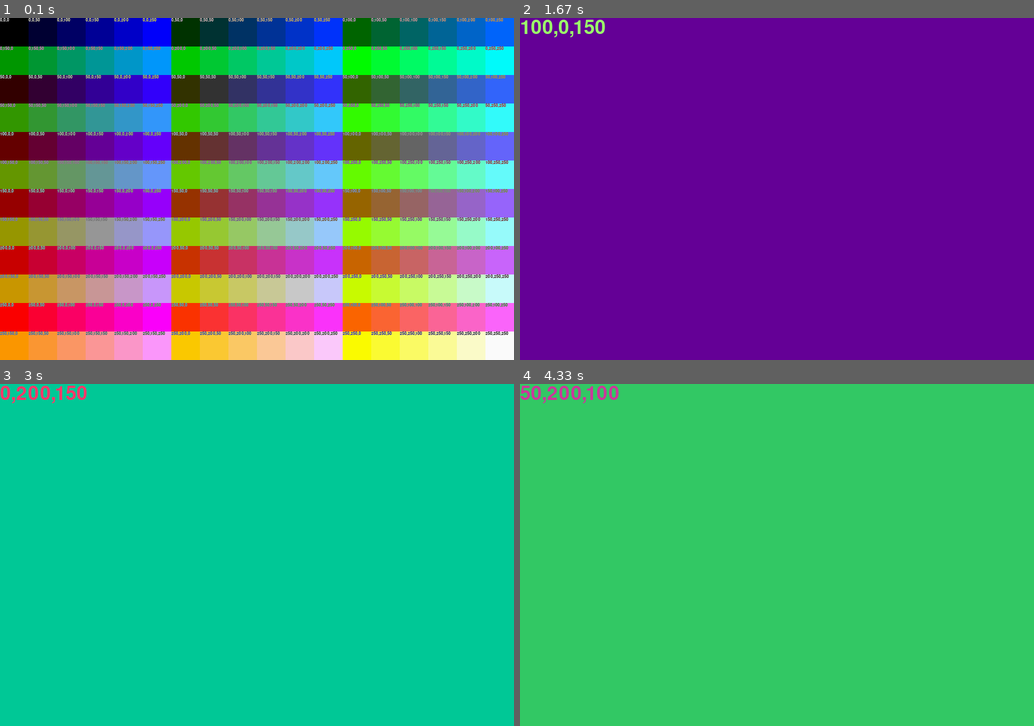
Above: before the commit, frames 1-4 (two rows, left to right).
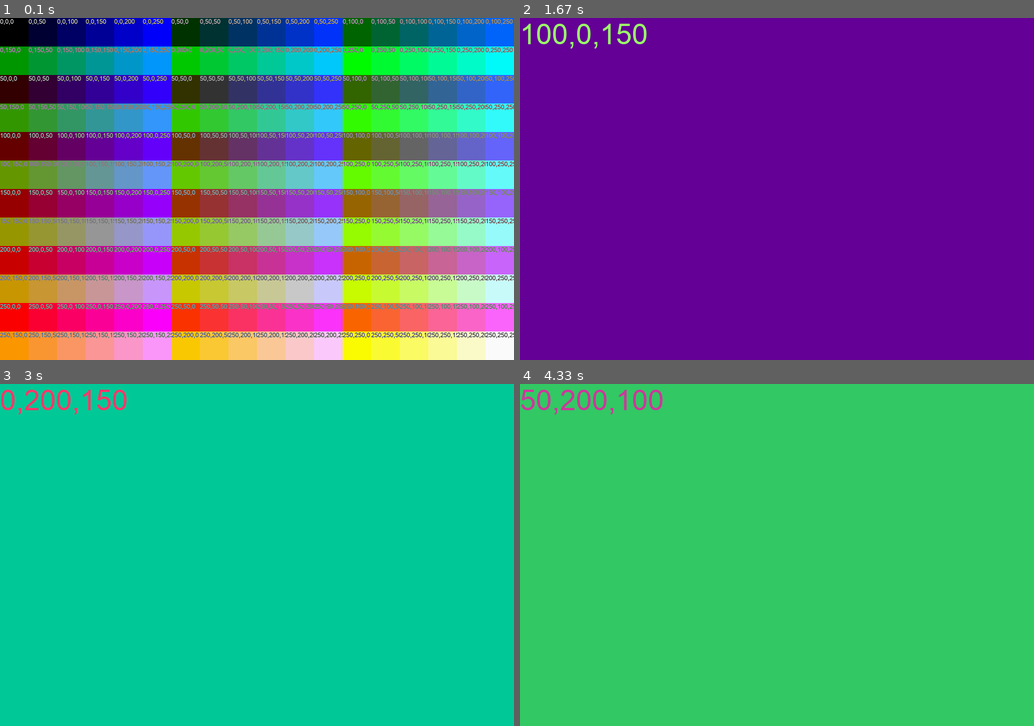
Above: after the commit, the same moments.

Repository: BaerKun/py-games
Game: pygame game, started from palette.py
Two runs of this game, one before a commit and one after it. Both use one fixed random seed, a clock stepped at 60 frames per second and the inputs below.
Inputs (mouse positions are in pixels of both pictures, inside the frame that each line leads up to):
- Up to frame 1 (0.1 s): no input
- Up to frame 2 (1.67 s): click (777, 189) at 0.43 s; click (782, 209) at 0.85 s; move the mouse to (617, 137) at 1.17 s; click (617, 137) at 1.4 s
- Up to frame 3 (3 s): move the mouse to (447, 674) at 1.77 s; click (447, 674) at 2.02 s; move the mouse to (267, 438) at 2.4 s; click (267, 438) at 2.67 s
- Up to frame 4 (4.33 s): move the mouse to (751, 643) at 3.07 s; click (751, 643) at 3.33 s; move the mouse to (761, 496) at 3.73 s; click (761, 496) at 4 s

The runs differ from the first frame. In frame 1, 11% of the frame differs, in the area x 0-100%, y 0-94%; in frame 2, 0.7%; in frame 3, 0.7%; in frame 4, 0.8%.

Commit message:
[delete] RB文字小游戏

Diff:
--- a/Bear & Snake/贝尔大战斯内克.py
+++ b/Bear & Snake/Bear_Snake.py
@@ -1,5 +1,6 @@
 import pygame
 import random
+import os
 
 pygame.init()
 
@@ -7,7 +8,7 @@
 scr = pygame.display.set_mode((w, h))
 scr.fill((250, 250, 200))
 
-pygame.display.set_caption("贝尔大战斯内克")
+pygame.display.set_caption("Bear vs Snake")
 
 # ————snake————
 snake_head = (50, 50)
@@ -51,9 +52,10 @@
 bear_image = pygame.transform.scale(bear_image, (2 * bear_r, 2 * bear_r))
 head_image = snake_cold
 
-font_100 = pygame.font.Font(r"C:\Windows\Fonts\simkai.ttf", 100)
-font_50 = pygame.font.Font(r"C:\Windows\Fonts\simkai.ttf", 50)
-text_snake = font_50.render('斯内克', True, (100, 50, 0))
+font_path = os.path.join(os.path.dirname(os.path.dirname(__file__)), 'fonts/Arial.ttf')
+font_100 = pygame.font.Font(font_path, 100)
+font_50 = pygame.font.Font(font_path, 50)
+text_snake = font_50.render('SNAKE', True, (100, 50, 0))
 text_snake_size = text_snake.get_size()
 text_over = font_100.render('GAME OVER', True, (0, 0, 0))
 text_over_size = text_over.get_size()
--- a/Colorful Balls 3.0.py
+++ b/Colorful Balls 3.0.py
@@ -14,9 +14,9 @@
 
 
 class ForceField(pygame.sprite.Sprite):
-    def __init__(self, x,y,w,h):
+    def __init__(self, x, y, w, h):
         super().__init__()
-        self.rect = pygame.Rect(x,y,w,h)
+        self.rect = pygame.Rect(x, y, w, h)
 
 
 clock = pygame.time.Clock()
--- a/foodie_snake/贪食蛇.py
+++ b/foodie_snake/foodie_snake.py
@@ -1,13 +1,14 @@
-from pygame import*
-from random import*
+import pygame
+import random
+import os
 
-init()
+pygame.init()
 
 w, h = 1000, 800
-scr = display.set_mode((w, h))
+scr = pygame.display.set_mode((w, h))
 scr.fill((250, 250, 200))
 
-display.set_caption("贪食蛇")
+pygame.display.set_caption("foodie snake")
 
 # ————snake————
 snake_head = 100, 100
@@ -20,25 +21,26 @@
 
 food_all = {}
 food_size = 40
-apple_image = image.load('apple.png')
-apple = transform.scale(apple_image, (food_size, food_size))
-banana_image = image.load('banana.png')
-banana = transform.scale(banana_image, (food_size, food_size))
-shit_image = image.load('shit.png')
-shit = transform.scale(shit_image, (food_size, food_size))
+apple_image = pygame.image.load('apple.png')
+apple = pygame.transform.scale(apple_image, (food_size, food_size))
+banana_image = pygame.image.load('banana.png')
+banana = pygame.transform.scale(banana_image, (food_size, food_size))
+shit_image = pygame.image.load('shit.png')
+shit = pygame.transform.scale(shit_image, (food_size, food_size))
 food_total = [apple, banana]
 score = 0
 shit_if = False
 have_eaten = 0
 
-font_50 = font.Font(r"C:\Windows\Fonts\simkai.ttf", 50)
-font_200 = font.Font(r"C:\Windows\Fonts\simkai.ttf", 200)
-pause = font_200.render('暂停', True, (0, 0, 0))
+font_path = os.path.join(os.path.dirname(os.path.dirname(__file__)), 'fonts/Arial.ttf')
+font_50 = pygame.font.Font(font_path, 50)
+font_200 = pygame.font.Font(font_path, 200)
+pause = font_200.render('PAUSE', True, (0, 0, 0))
 pause_size = pause.get_size()
-clock = time.Clock()
+clock = pygame.time.Clock()
 t = 0
 
-display.flip()
+pygame.display.flip()
 
 
 def distance(one, two):
@@ -49,10 +51,10 @@
     clock.tick(60)
     t += 1
 
-    for event1 in event.get():
-        if event1.type == QUIT:
+    for event1 in pygame.event.get():
+        if event1.type == pygame.QUIT:
             exit()
-        if event1.type == KEYDOWN:
+        if event1.type == pygame.KEYDOWN:
             match event1.key:
                 case 119:
                     snake_speed = (0, -snake_speed_)
@@ -64,13 +66,13 @@
                     snake_speed = (snake_speed_, 0)
                 case 27:
                     scr.blit(pause, ((w - pause_size[0]) / 2, (h - pause_size[1]) / 2))
-                    display.update()
+                    pygame.display.update()
                     flag = True
                     while flag:
-                        for event2 in event.get():
-                            if event2.type == QUIT:
+                        for event2 in pygame.event.get():
+                            if event2.type == pygame.QUIT:
                                 exit()
-                            if event2.type == KEYDOWN:
+                            if event2.type == pygame.KEYDOWN:
                                 if event2.key == 27:
                                     flag = False
 
@@ -80,18 +82,18 @@
     for i in range(length - 1, 0, -1):
         snake_body[i] = snake_body[i - 1]
         if i % 12 <= 5:
-            draw.circle(scr, (100, 100, 100), snake_body[i], snake_r, 0)
+            pygame.draw.circle(scr, (100, 100, 100), snake_body[i], snake_r, 0)
         else:
-            draw.circle(scr, (200, 200, 0), snake_body[i], snake_r, 0)
+            pygame.draw.circle(scr, (200, 200, 0), snake_body[i], snake_r, 0)
 
     # ————food————
     if t == 300:
-        food_pos = (randint(food_size // 2, w - food_size // 2),
-                    randint(food_size // 2, h - food_size // 2))
+        food_pos = (random.randint(food_size // 2, w - food_size // 2),
+                    random.randint(food_size // 2, h - food_size // 2))
         while distance(snake_head, food_pos) < 10 * snake_r:
-            food_pos = (randint(food_size // 2, w - food_size // 2),
-                        randint(food_size // 2, h - food_size // 2))
-        food_all[food_pos] = choice(food_total)
+            food_pos = (random.randint(food_size // 2, w - food_size // 2),
+                        random.randint(food_size // 2, h - food_size // 2))
+        food_all[food_pos] = random.choice(food_total)
         t -= 180
 
     for pos, food in food_all.items():
@@ -99,10 +101,10 @@
 
     # ————snake's head————
     snake_body[0] = snake_head
-    draw.circle(scr, (100, 100, 100), snake_body[0], snake_r, 0)
+    pygame.draw.circle(scr, (100, 100, 100), snake_body[0], snake_r, 0)
 
     snake_head = snake_head[0] + snake_speed[0], snake_head[1] + snake_speed[1]
-    draw.circle(scr, (200, 200, 200), snake_head, snake_r, 0)
+    pygame.draw.circle(scr, (200, 200, 200), snake_head, snake_r, 0)
 
     # ————eat————
     food_del = []
@@ -132,7 +134,7 @@
         shit_if = False
 
     # ————score————
-    score_image = font_50.render(f'得分: {score}', True, (0, 0, 0))
+    score_image = font_50.render(f'Score: {score}', True, (0, 0, 0))
     scr.blit(score_image, (20, 10))
 
-    display.update()
+    pygame.display.update()
--- a/mine_sweeper/Mine_Sweeper.py
+++ b/mine_sweeper/Mine_Sweeper.py
@@ -4,7 +4,7 @@
 
 HEADER_HEIGHT = 100
 SCREEN_WIDTH, SCREEN_HEIGHT = 520, 620
-GRID_SIZE, COUNT_MINES = 20, 40
+GRID_SIZE, COUNT_MINES = 20, 99
 
 pygame.init()
 screen = pygame.display.set_mode((SCREEN_WIDTH, SCREEN_HEIGHT))
--- a/palette.py
+++ b/palette.py
@@ -6,8 +6,9 @@
 w, h = s * 18, s * 12
 scr = pygame.display.set_mode((w, h))
 
-font_small = pygame.font.Font('C:/Windows/Fonts/STXINGKA.TTF', 11)
-font_big = pygame.font.Font('C:/Windows/Fonts/STXINGKA.TTF', 50)
+font_path = 'fonts/Arial.ttf'
+font_small = pygame.font.Font(font_path, 11)
+font_big = pygame.font.Font(font_path, 50)
 clock = pygame.time.Clock()
 t = 0
 
--- a/word_games/King Fight.py
+++ /dev/null
@@ -1,74 +0,0 @@
-import random
-
-print("请你选择你的敌人！")
-print("1.亚瑟")
-print("2.熊王")
-print("3.鸡")
-c1 = int(input())
-if c1 == 1:
-    KK = "亚瑟"
-    K = {1: "王斩", 2: "圣撞", 3: "乱砍", 4: "平A"}
-elif c1 == 2:
-    KK = "熊王"
-    K = {1: "掌击", 2: "熊咆", 3: "撕咬", 4: "平A"}
-else:
-    print("抱歉")
-Y = {1: "三拳", 2: "狂笑", 3: "翻跟斗", 4: "平A", 666: "R击"}
-YK = {1: 15, 2: 10, 3: 15, 4: 10, 666: -1}
-You = 100
-King = 100
-c4 = 0
-c5 = 0
-c7 = 0
-c8 = 0
-while You > 0 and King > 0:
-    print("————————————————————————————")
-    print(KK, "'s Blood:", King)
-    print("You's Blood:", You)
-    print("You's 回合")
-    if c4 == 1:
-        c2 = int(input("You only can 平A(4) —— "))
-        c4 = 0
-        if c2 != 4:
-            print("You RBl!!!")
-            c2 = 666
-            c8 = 1
-    else:
-        print("You can use   1.三拳 2.狂笑 3.翻跟斗 4.平A")
-        c2 = int(input("请你选择技能："))
-    print("")
-    print("You use le", Y[c2])
-    King -= YK[c2]
-    print(KK, "Bao", YK[c2], "Blood")
-    if c2 == 2:
-        c7 = 1
-        print("特殊效果:", KK, "'s 力 is leaving")
-    if King <= 0:
-        print("You win!")
-        break
-    print("")
-    print(KK, "'s 回合")
-    if c8 == 1:
-        print(KK, "use 愤怒冲击")
-        You -= 200
-        print("You Bao Le 200 Blood")
-    else:
-        c3 = random.randint(1, 4)
-        print(KK, "use", K[c3])
-        c6 = YK[c3]
-        if c5 == 1:
-            c6 += 5
-            c5 = 0
-        if c7 == 1:
-            c6 -= 5
-            c7 = 0
-        You -= c6
-        print("You Bao", c6, "Blood")
-        if c3 == 2 and KK == "亚瑟":
-            c4 = 1
-            print("你沉默了")
-        elif c3 == 2 and KK == "熊王":
-            c5 = 1
-            print("Bear King' 力 is Qer")
-    if You <= 0:
-        print("You Bao Le!")
--- a/word_games/瑟熊大战1.0.py
+++ /dev/null
@@ -1,63 +0,0 @@
-import random
-
-A = ['· '] * 25
-A[0] = '熊'
-A[24] = '瑟'
-S1 = 1
-S2 = 1
-
-
-def J(A, x):
-    s = 0
-    for i in A:
-        if i == x:
-            s += 1
-    return s
-
-
-def B(A, x):
-    C = []
-    B = [1, -1, 5, -5]
-    for a in range(25):
-        if A[a] == x and not (a in C):
-            random.shuffle(B)
-            for b in B:
-                if 0 <= a + b < 25 and A[a + b] != x:
-                    if A[a + b] == '· ':
-                        A[a + b] = x
-                    else:
-                        A[a + b] = '· '
-                    C += [a + b]
-                    break
-    return A
-
-
-def YX(A):
-    B = []
-    for a in range(25):
-        if A[a] == '熊':
-            B += [a]
-    for b in range(3):
-        c = random.choice(B)
-        A[c] = '瑟'
-        B.remove(c)
-    return A
-
-
-while S1 != 0 and S2 != 0:
-    print(A[0], A[1], A[2], A[3], A[4])
-    print(A[5], A[6], A[7], A[8], A[9])
-    print(A[10], A[11], A[12], A[13], A[14])
-    print(A[15], A[16], A[17], A[18], A[19])
-    print(A[20], A[21], A[22], A[23], A[24])
-    _b_ = input('按回车继续/按Y使用技能')
-    A = B(A, '熊')
-    if _b_ == 'Y':
-        A = YX(A)
-    A = B(A, '瑟')
-    S1 = J(A, '熊')
-    S2 = J(A, '瑟')
-if S1 == 0:
-    print('瑟 Win!')
-else:
-    print('熊 Win!')
--- a/word_games/程咬金的奇幻冒险/属性.py
+++ /dev/null
@@ -1,60 +0,0 @@
-def Del(X):                          #清理
-    y=[]
-    for a in X:
-        if X[a]==0:
-            y+=[a]
-    for b in y:
-        del X[b]
-    return X
-def Add(X,x):                        #添加
-    if x in X:
-        X[x]+=1
-    else :
-        X[x]=1
-    return X
-def Num_is(x):
-    try:
-        x=float(x)
-        return True
-    except:
-        return False
-Bag={'鸡毛':10}
-FJ={'鸡毛靴'}
-ZB={1:['鸡毛头盔','鸡毛',5,5],2:['鸡毛胸甲','鸡毛',8,8],3:['鸡毛护腿','鸡毛',7,7],4:['鸡毛靴','鸡毛',4,4],5:['鸡腿棒','鸡肉',10,20]}
-while True:
-    print('1.装备  2.食物  3.材料  4.退出')
-    x=input('请您选择:')
-    while x=='1':
-        print('图纸：')
-        for a in range(1,len(ZB)+1):
-            b=ZB[a]
-            print(str(a)+'.'+b[0]+'：'+b[1]+'*'+str(b[2]))
-        y=input('请您选择(其他键退出):')
-        try:
-            y=int(y)
-            if 0<y<=len(ZB):
-                z=ZB[y]
-                if z[0] in FJ:
-                    print(z[0]+'：防御力'+str(z[3]))
-                else:
-                    print(z[0]+'：攻击力'+str(z[3]))
-                print('1.打造  ')
-                n=input('请选择(其他键退出):')
-                if n=='1':
-                    if (z[1] in Bag) and (Bag[z[1]] >=z[2]):
-                        Bag[z[1]]-=z[2]
-                        Bag=Add(Del(Bag),z[0])
-                    else:
-                        print('材料不够!')
-            else:
-                break
-        except:
-            break
-    while x=='2':
-        print('食谱：')
-        print('1.煎蛋：鸡蛋*1')
-        print('2.烤肉：鸡肉*1')
-    while x=='3':
-        print('')
-    if x=='4':
-        break
--- a/word_games/程咬金的奇幻冒险/战斗.py
+++ /dev/null
@@ -1,62 +0,0 @@
-import random as R
-CYJ={1:'普攻',2:'爆裂双斧',3:'热烈回旋',4:'正义潜能'}   #技能
-SH={1:10,2:10,3:15,4:50}                              #初始伤害
-BD={1:0,2:5,3:5,4:15}                                 #自爆被动
-DR={1:"狂鸡"}                                         #敌人
-DJN={1:{1:'啄',2:'啄',3:'啄',4:'啄'}}                 #敌人技能
-DSM={1:30}                                            #敌人生命
-DSH={1:{1:5,2:5,3:5,4:5}}                             #敌人伤害
-DL={1:{1:'鸡毛',2:'鸡肉',3:'鸡蛋',4:'鸡蛋'}}           #掉落奖励
-SM=100
-Bag={}
-def Add(X,x):
-    if x in X:
-        X[x]+=1
-    else :
-        X[x]=1
-    return X
-while SM>0:
-    Zy=R.randint(1,1)                   #选择敌人
-    DS=DSM[Zy]
-    D=DR[Zy]
-    DJ=DJN[Zy]
-    DH=DSH[Zy]
-    Dl=DL[Zy]
-    print('————————————————————')
-    print('你遇到了:',D)
-    print('')
-    while SM>0 and DS>0:                     #战斗
-        print('你的生命值:',SM)
-        JN=input('请使用技能:')
-        if JN in ['1','2','3','4']:
-            JN=int(JN)
-        else:
-            JN=1
-        print('')
-        print('你使用了',CYJ[JN])
-        DS-=SH[JN]
-        print(D,'爆了',SH[JN],'血')
-        SM-=BD[JN]
-        if SM<1:
-            SM=1
-        print('')
-        if DS<=0:
-            print(D,'爆了')
-            a=R.randint(1,100)
-            if 0<a<51:
-                dl=Dl[1]
-            elif 50<a<81:
-                dl=Dl[2]
-            elif 80<a<99:
-                dl=Dl[3]
-            else :
-                dl=Dl[4]
-            Bag=Add(Bag,dl)
-            print(D,'掉落了',dl)
-        else:
-            DJJ=R.randint(1,4)
-            print(D,'使用了',DJ[DJJ])
-            SM-=DH[DJJ]
-            print('你爆了',DH[DJJ],'血')
-            print('')
-print('你爆了')
--- a/word_games/程咬金的奇幻冒险/程咬金的奇幻冒险.勇闯鸡窝.py
+++ /dev/null
@@ -1,159 +0,0 @@
-import random as R
-
-
-def ZY():  # 遭遇
-    B = ['休']
-    a = R.randint(1, 100)
-    if 0 < a < 86:
-        return '〇'
-    elif 85 < a < 96:
-        return '斗'
-    elif 95 < a < 99:
-        return R.choice(B)
-    else:
-        return '王'
-
-
-def Add(X, x):  # 添加
-    if x in X:
-        X[x] += 1
-    else:
-        X[x] = 1
-    return X
-
-
-def Del(X):  # 清理
-    y = []
-    for a in X:
-        if X[a] == 0:
-            y += [a]
-    for b in y:
-        del X[b]
-    return X
-
-
-CYJ = {1: '普攻', 2: '爆裂双斧', 3: '热烈回旋', 4: '正义潜能'}  # 技能
-SH = {1: 10, 2: 10, 3: 15, 4: 50}  # 初始伤害
-BD = {1: 0, 2: 5, 3: 5, 4: 15}  # 自爆被动
-DR = {1: "狂鸡"}  # 敌人
-DJN = {1: {1: '啄', 2: '啄', 3: '啄', 4: '啄'}}  # 敌人技能
-DSM = {1: 30}  # 敌人生命
-DSH = {1: {1: 5, 2: 5, 3: 5, 4: 5}}  # 敌人伤害
-DL = {1: {1: '鸡毛', 2: '鸡肉', 3: '鸡蛋', 4: '鸡蛋'}}  # 掉落奖励
-WQ = {'木斧': 10, '瑟斧': 50}  # 图鉴
-TO = {}  # 头
-XO = {}  # 胸
-TU = {}  # 腿
-JO = {}  # 脚
-FJ = {**TO, **XO, **TU, **JO}  # 防具
-SW = {}  # 食物
-CL = {}  # 材料
-SM = SMax = 100  # 生命/生命上限
-GJ = 10  # 攻击
-FY = 0  # 防御
-To = Xo = Tu = Jo = '无'  # 装备
-Wq = '木斧'
-Bag = {'瑟斧': 1}  # 背包
-WZ = (50, 50)  # 位置
-M = {}  # 地图
-for x in range(1, 100):
-    M[(-1, x)] = M[(0, x)] = M[(100, x)] = M[(101, x)] = M[(x, -1)] = M[(x, 0)] = M[(x, 100)] = M[(x, 101)] = '㏒'
-    for y in range(1, 100):
-        M[(x, y)] = ZY()
-M[(-1, -1)] = M[(-1, 0)] = M[(0, -1)] = M[(0, 0)] = M[(100, 100)] = M[(100, 101)] = M[(101, 100)] = M[(101, 101)] = '㏒'
-M[(-1, 100)] = M[(-1, 100)] = M[(0, 100)] = M[(0, 101)] = M[(100, -1)] = M[(100, 0)] = M[(101, -1)] = M[(101, 0)] = '㏒'
-while SM > 0:
-    x, y = WZ[0], WZ[1]
-    print(M[(x - 2, y - 2)], M[(x - 2, y - 1)], M[(x - 2, y)], M[(x - 2, y + 1)], M[(x - 2, y + 2)])
-    print(M[(x - 1, y - 2)], M[(x - 1, y - 1)], M[(x - 1, y)], M[(x - 1, y + 1)], M[(x - 1, y + 2)])
-    print(M[(x, y - 2)], M[(x, y - 1)], '★', M[(x, y + 1)], M[(x, y + 2)])
-    print(M[(x + 1, y - 2)], M[(x + 1, y - 1)], M[(x + 1, y)], M[(x + 1, y + 1)], M[(x + 1, y + 2)])
-    print(M[(x + 2, y - 2)], M[(x + 2, y - 1)], M[(x + 2, y)], M[(x + 2, y + 1)], M[(x + 2, y + 2)])
-    n = input('选择方向:')
-    if n == 's':
-        WZ = (x + 1, y)
-    elif n == 'a':
-        WZ = (x, y - 1)
-    elif n == 'd':
-        WZ = (x, y + 1)
-    else:
-        WZ = (x - 1, y)
-    if M[WZ] == '㏒':
-        WZ = (x, y)
-    elif M[WZ] == '斗':
-        Zy = R.randint(1, 1)  # 选择敌人
-        DS = DSM[Zy]
-        D = DR[Zy]
-        DJ = DJN[Zy]
-        DH = DSH[Zy]
-        Dl = DL[Zy]
-        print('——————————————————————')
-        print('你遇到了:', D)
-        print('')
-        while SM > 0 and DS > 0:  # 战斗
-            print('你的生命值:', SM)
-            JN = input('请使用技能:')
-            if JN in ['1', '2', '3', '4']:
-                JN = int(JN)
-            else:
-                JN = 1
-            print('')
-            print('你使用了', CYJ[JN])
-            DS -= SH[JN]
-            print(D, '爆了', SH[JN], '血')
-            SM -= BD[JN]
-            if SM < 1:
-                SM = 1
-            print('')
-            if DS <= 0:
-                print(D, '爆了')
-                a = R.randint(1, 100)
-                if 0 < a < 51:
-                    dl = Dl[1]
-                elif 50 < a < 81:
-                    dl = Dl[2]
-                elif 80 < a < 99:
-                    dl = Dl[3]
-                else:
-                    dl = Dl[4]
-                Bag = Add(Bag, dl)
-                print(D, '掉落了', dl)
-            else:
-                DJJ = R.randint(1, 4)
-                print(D, '使用了', DJ[DJJ])
-                SM -= DH[DJJ]
-                print('你爆了', DH[DJJ], '血')
-                print('')
-    elif M[WZ] == '休':
-        while True:
-            print('——————————————————————')
-            print('1.打开背包   2.退出')
-            J = input('请选择:')
-            if J == '1':
-                while True:
-                    print('——————————————————————————————————————————————————————————')
-                    print('头:' + To, '  胸:' + Xo, '  腿:' + Tu, '  脚:' + Jo, '  武器:' + Wq)
-                    print('属性:', '生命:' + str(SM) + '/' + str(SMax), '  攻击力:' + str(GJ), '  防御力:' + str(FY))
-                    print('背包:', Bag)
-                    print('')
-                    Bb = input('选择物品(其他键退出):')
-                    if Bb in Bag:
-                        if Bb in WQ:
-                            print('攻击力:', WQ[Bb])
-                            a = input('1:装备   其他:退出')
-                            if a == '1':
-                                Bag = Add(Bag, Wq)
-                                Wq = Bb
-                                GJ = WQ[Wq]
-                                Bag[Wq] -= 1
-                                Bag = Del(Bag)
-                                SH[1] = GJ
-                                SH[2] = 5 + GJ * 0.5
-                                SH[3] = GJ * 1.5
-                    else:
-                        break
-            elif J == '2':
-                break
-    print('——————————————————————')
-    M[WZ] = '〇'
-print('你爆了')
--- a/word_games/程咬金的奇幻冒险/背包.py
+++ /dev/null
@@ -1,40 +0,0 @@
-To=Xo=Tu=Jo='无'
-Wq='木斧'
-SM=SMax=100
-GJ=10
-FY=0
-Bag={'鸡毛':23,'鸡蛋':322,'鸡肉':22,'瑟斧':1}
-WQ={'木斧':10,'瑟斧':50}
-def Del(X):
-    y=[]
-    for a in X:
-        if X[a]==0:
-            y+=[a]
-    for b in y:
-        del X[b]
-    return X
-def Add(X,x):
-    if x in X:
-        X[x]+=1
-    else :
-        X[x]=1
-    return X
-while True:
-    print('——————————————————————————————————————————————————————————')
-    print('头:'+To,'  胸:'+Xo,'  腿:'+Tu,'  脚:'+Jo,'  武器:'+Wq)
-    print('属性:','生命:'+str(SM)+'/'+str(SMax),'  攻击力:'+str(GJ),'  防御力:'+str(FY))
-    print('背包:',Bag)
-    print('')
-    Bb=input('选择物品(其他键退出):')
-    if Bb in Bag:
-        if Bb in WQ:
-            print('攻击力:',WQ[Bb])
-            a=int(input('1:装备   其他:退出'))
-            if a==1:
-                Bag=Add(Bag,Wq)
-                Wq=Bb
-                GJ=WQ[Wq]
-                Bag[Wq]-=1
-                Bag=Del(Bag)
-    else :
-        break
--- a/word_games/程咬金的奇幻冒险/行动.py
+++ /dev/null
@@ -1,37 +0,0 @@
-import random as R
-def ZY():                  #遭遇
-    a=R.randint(1,100)
-    if 0<a<86:
-        return '〇'
-    elif 85<a<96:
-        return '斗'
-    elif 95<a<99:
-        return '休'
-    else :
-        return '王'
-WZ=(50,50)
-M={}                                   #地图
-for x in range(1,100):
-    M[(-1,x)]=M[(0,x)]=M[(100,x)]=M[(101,x)]=M[(x,-1)]=M[(x,0)]=M[(x,100)]=M[(x,101)]='㏒'
-    for y in range(1,100):
-        M[(x,y)]=ZY()
-M[(-1,-1)]=M[(-1,0)]=M[(0,-1)]=M[(0,0)]=M[(100,100)]=M[(100,101)]=M[(101,100)]=M[(101,101)]='㏒'
-M[(-1,100)]=M[(-1,100)]=M[(0,100)]=M[(0,101)]=M[(100,-1)]=M[(100,0)]=M[(101,-1)]=M[(101,0)]='㏒'
-while True :
-    x,y=WZ[0],WZ[1]
-    print(M[(x-2,y-2)],M[(x-2,y-1)],M[(x-2,y)],M[(x-2,y+1)],M[(x-2,y+2)])
-    print(M[(x-1,y-2)],M[(x-1,y-1)],M[(x-1,y)],M[(x-1,y+1)],M[(x-1,y+2)])
-    print(M[(x,y-2)],M[(x,y-1)],'★',M[(x,y+1)],M[(x,y+2)])
-    print(M[(x+1,y-2)],M[(x+1,y-1)],M[(x+1,y)],M[(x+1,y+1)],M[(x+1,y+2)])
-    print(M[(x+2,y-2)],M[(x+2,y-1)],M[(x+2,y)],M[(x+2,y+1)],M[(x+2,y+2)])
-    n=input('选择方向:')
-    if n=='s':
-        WZ=(x+1,y)
-    elif n=='a':
-        WZ=(x,y-1)
-    elif n=='d':
-        WZ=(x,y+1)
-    else:
-        WZ=(x-1,y)
-    if WZ[0]==0 or WZ[0]==100 or WZ[1]==0 or WZ[1]==100:
-        WZ=(x,y)
Not shown, changed: .gitignore
